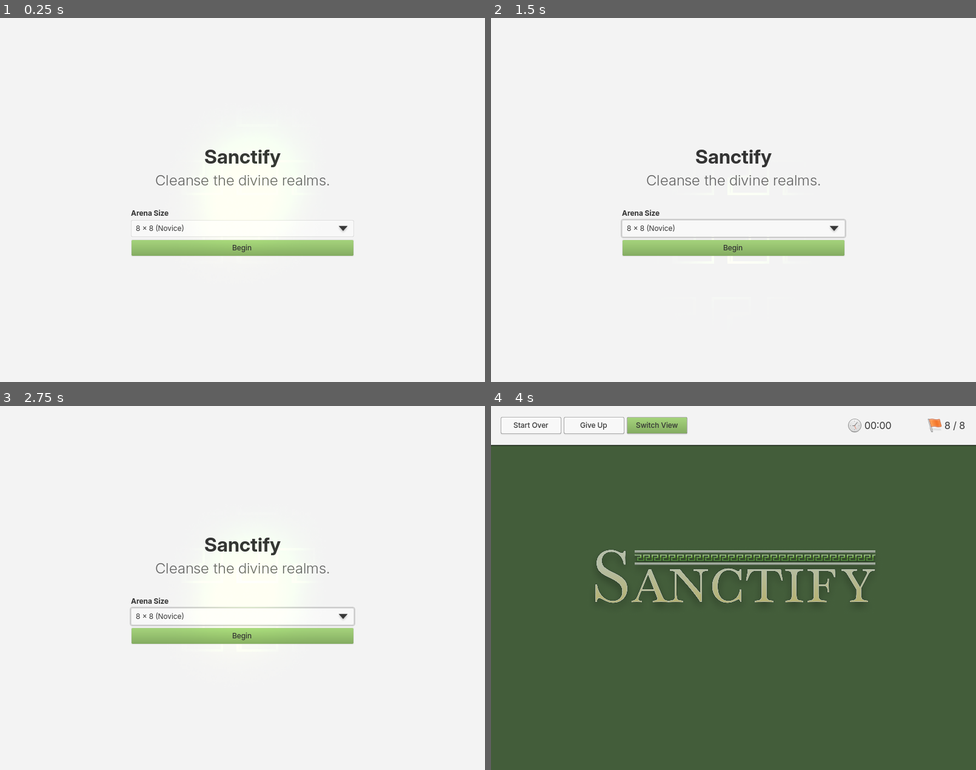
Above: before the commit, frames 1-4 (two rows, left to right).
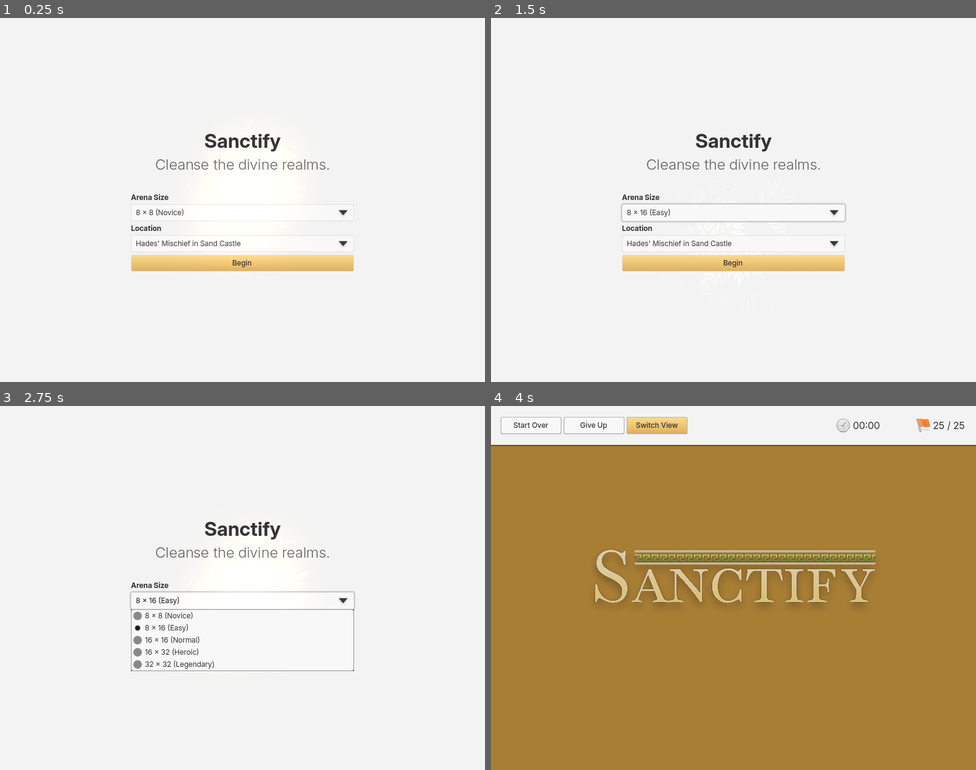
Above: after the commit, the same moments.

Repository: watsonprojects/Sanctify
Game: Godot game, scene res://main_menu.tscn
Same seed, same stepped clock (60 frames per second), same inputs: the game is played once before the commit and once after it.
Inputs (mouse positions are in pixels of both pictures, inside the frame that each line leads up to):
- Up to frame 1 (0.25 s): no input
- Up to frame 2 (1.5 s): click "8 x 8 (Novice)" at 0.5 s; click (733, 243) at 1.25 s, where only the run after the commit has a clickable "Hades' Mischief in Sand Castle"
- Up to frame 3 (2.75 s): click (242, 602) at 2 s, where only the run after the commit has a clickable "8 x 16 (Easy)"
- Up to frame 4 (4 s): click (733, 602) at 2.75 s, where only the run after the commit has a clickable "8 x 16 (Easy)"; click "Begin" at 3.5 s

The runs differ from the first frame. In frame 1, 5.6% of the frame differs, in the area x 27-73%, y 31-70%; in frame 2, 6.2%; in frame 3, 4.6%; in frame 4, 90%, in the area x 0-100%, y 3-100%.

Commit message:
More fine tuning

Diff:
--- a/arena.tscn
+++ b/arena.tscn
@@ -10,6 +10,24 @@
 [ext_resource type="Script" path="res://addons/phantom_camera/scripts/resources/camera_3d_resource.gd" id="5_d8pjb"]
 [ext_resource type="PackedScene" uid="uid://d2ho5gg1g3mc" path="res://prefabs/cursor.tscn" id="7_xb0cn"]
 [ext_resource type="PackedScene" uid="uid://5iadts1xwhdp" path="res://prefabs/ui.tscn" id="8_3nbxp"]
+
+[sub_resource type="Resource" id="Resource_xo2et"]
+script = ExtResource("4_f2fkr")
+duration = 3.0
+transition = 7
+ease = 2
+
+[sub_resource type="Resource" id="Resource_72ah3"]
+script = ExtResource("5_d8pjb")
+cull_mask = 1048567
+h_offset = 0.0
+v_offset = 0.0
+projection = 1
+fov = 75.0
+size = 6.0
+frustum_offset = Vector2(0, 0)
+near = 0.05
+far = 4000.0
 
 [sub_resource type="Resource" id="Resource_b5xt7"]
 script = ExtResource("4_f2fkr")
@@ -115,7 +133,7 @@
 "times": PackedFloat32Array(4, 4.66667, 5.43333),
 "transitions": PackedFloat32Array(1, 1.7411, 1),
 "update": 0,
-"values": [0.0, 0.5, 0.0]
+"values": [0.0, 0.5, 0.001]
 }
 tracks/1/type = "value"
 tracks/1/imported = false
@@ -127,7 +145,7 @@
 "times": PackedFloat32Array(4, 6.03333),
 "transitions": PackedFloat32Array(0.517632, 1),
 "update": 0,
-"values": [0.0, 6.0]
+"values": [0.0, 7.0]
 }
 
 [sub_resource type="AnimationLibrary" id="AnimationLibrary_ny8qp"]
@@ -142,11 +160,10 @@
 arena_themes = Array[ExtResource("2_od3yl")]([ExtResource("3_ukhlb")])
 
 [node name="Camera3D" type="Camera3D" parent="."]
-transform = Transform3D(0.866025, -0.383022, 0.321394, 0, 0.642787, 0.766044, -0.5, -0.663413, 0.55667, 6.42788, 15.3209, 11.1334)
+transform = Transform3D(0.707106, -0.499999, 0.5, 0, 0.707106, 0.707106, -0.707106, -0.499999, 0.5, 10, 14.1421, 10)
 cull_mask = 1048567
 projection = 1
-size = 8.0
-near = 0.001
+size = 6.0
 
 [node name="PhantomCameraHost" type="Node" parent="Camera3D"]
 script = ExtResource("2_sa7a4")
@@ -159,6 +176,18 @@
 offset_top = 64.0
 grow_horizontal = 2
 grow_vertical = 2
+
+[node name="EndCam" type="Node3D" parent="." node_paths=PackedStringArray("follow_target")]
+transform = Transform3D(0.707106, -0.499999, 0.5, 0, 0.707106, 0.707106, -0.707106, -0.499999, 0.5, 10, 14.1421, 10)
+script = ExtResource("3_qfict")
+follow_mode = 5
+follow_target = NodePath("../Cursor")
+tween_resource = SubResource("Resource_xo2et")
+camera_3d_resource = SubResource("Resource_72ah3")
+follow_damping = true
+follow_damping_value = Vector3(0.75, 0.9, 0.75)
+follow_distance = 20.0
+spring_length = 20.0
 
 [node name="IsoCam" type="Node3D" parent="." node_paths=PackedStringArray("follow_target", "follow_targets")]
 transform = Transform3D(0.866025, -0.383022, 0.321394, 0, 0.642787, 0.766044, -0.5, -0.663413, 0.55667, 6.42788, 15.3209, 11.1334)
--- a/data/arena_themes/sand_stone_arena_theme.tres
+++ b/data/arena_themes/sand_stone_arena_theme.tres
@@ -5,7 +5,7 @@
 [resource]
 script = ExtResource("1_oyelt")
 opponent = "Hades"
-volumetric_color = Color(0.35758, 0.57, 0.2736, 0.32549)
+volumetric_color = Color(0.831373, 0.556863, 0.0823529, 1)
 ambient_sound_loop = ""
 dust_particles = ""
 tile = "res://prefabs/themed_blocks/sand_stone/sandstone_tile.tscn"
--- a/main_menu.tscn
+++ b/main_menu.tscn
@@ -245,7 +245,7 @@
 fill_to = Vector2(0, 1)
 
 [sub_resource type="Gradient" id="Gradient_lpqq3"]
-colors = PackedColorArray(0.40896, 0.72, 0.1368, 0.588235, 0.30104, 0.53, 0.1007, 0.67451)
+colors = PackedColorArray(0.976471, 0.768627, 0.25098, 0.588235, 0.831373, 0.556863, 0.0823529, 0.67451)
 
 [sub_resource type="GradientTexture2D" id="GradientTexture2D_unl5y"]
 gradient = SubResource("Gradient_lpqq3")
@@ -265,7 +265,7 @@
 
 [node name="Pattern" type="TextureRect" parent="."]
 modulate = Color(1, 1, 1, 0.12549)
-self_modulate = Color(1, 1, 1, 0.721569)
+self_modulate = Color(0.709724, 0.57287, 0.365661, 0.721569)
 material = SubResource("CanvasItemMaterial_ocs45")
 clip_contents = true
 layout_mode = 1
@@ -337,7 +337,7 @@
 theme_override_font_sizes/font_size = 12
 text = "Arena Size"
 
-[node name="OptionButton" type="OptionButton" parent="VBoxContainer"]
+[node name="ArenaSizeSelect" type="OptionButton" parent="VBoxContainer"]
 clip_children = 2
 custom_minimum_size = Vector2(0, 28)
 layout_mode = 2
@@ -356,7 +356,39 @@
 popup/item_4/text = "32 x 32 (Legendary)"
 popup/item_4/id = 4
 
-[node name="Gradient" type="TextureRect" parent="VBoxContainer/OptionButton"]
+[node name="Gradient" type="TextureRect" parent="VBoxContainer/ArenaSizeSelect"]
+layout_mode = 1
+anchors_preset = 15
+anchor_right = 1.0
+anchor_bottom = 1.0
+offset_left = 1.0
+offset_top = 1.0
+offset_right = -1.0
+grow_horizontal = 2
+grow_vertical = 2
+theme = SubResource("Theme_rd2qt")
+texture = SubResource("GradientTexture2D_mdura")
+expand_mode = 1
+
+[node name="Location" type="Label" parent="VBoxContainer"]
+custom_minimum_size = Vector2(100, 0)
+layout_mode = 2
+theme_override_fonts/font = ExtResource("8_76era")
+theme_override_font_sizes/font_size = 12
+text = "Location"
+
+[node name="ArenaThemeSelect" type="OptionButton" parent="VBoxContainer"]
+clip_children = 2
+custom_minimum_size = Vector2(0, 28)
+layout_mode = 2
+icon_alignment = 2
+expand_icon = true
+selected = 0
+fit_to_longest_item = false
+item_count = 1
+popup/item_0/text = "Hades' Mischief in Sand Castle"
+
+[node name="Gradient" type="TextureRect" parent="VBoxContainer/ArenaThemeSelect"]
 layout_mode = 1
 anchors_preset = 15
 anchor_right = 1.0
@@ -402,5 +434,5 @@
 vertical_alignment = 1
 
 [connection signal="timeout" from="Pattern/AnimationPlayer/Timer" to="Pattern/AnimationPlayer" method="play" binds= ["throb"]]
-[connection signal="item_selected" from="VBoxContainer/OptionButton" to="." method="set_arena_size"]
+[connection signal="item_selected" from="VBoxContainer/ArenaSizeSelect" to="." method="set_arena_size"]
 [connection signal="pressed" from="VBoxContainer/PlayButton" to="." method="begin"]
--- a/prefabs/ui.tscn
+++ b/prefabs/ui.tscn
@@ -12,6 +12,8 @@
 [ext_resource type="FontFile" uid="uid://b47ipy6hmu1r8" path="res://data/fonts/static/Inter_18pt-Bold.ttf" id="6_kh46d"]
 [ext_resource type="Texture2D" uid="uid://bo6l34gkevpbn" path="res://data/icons/preferences-system-time.svg" id="7_dj5ew"]
 [ext_resource type="Texture2D" uid="uid://qdh1aexru1tc" path="res://data/icons/edit-flag.svg" id="8_klmjy"]
+[ext_resource type="Texture2D" uid="uid://d1pw1gwbl32go" path="res://data/images/pattern1.png" id="13_e2tku"]
+[ext_resource type="Texture2D" uid="uid://bwru6g17io61v" path="res://data/images/button_glow.png" id="14_oftpd"]
 
 [sub_resource type="Gradient" id="Gradient_ev473"]
 offsets = PackedFloat32Array(0, 0.27476, 0.591054, 1)
@@ -22,7 +24,7 @@
 fill_to = Vector2(0, 1)
 
 [sub_resource type="StyleBoxFlat" id="StyleBoxFlat_mwtfi"]
-bg_color = Color(0.263332, 0.36688, 0.228795, 1)
+bg_color = Color(0.297357, 0.37, 0.2294, 1)
 
 [sub_resource type="LabelSettings" id="LabelSettings_4wyqh"]
 font = ExtResource("4_3ymr7")
@@ -213,6 +215,72 @@
 "RESET": SubResource("Animation_1dsjw"),
 "end_game": SubResource("Animation_fxxy2"),
 "splash": SubResource("Animation_2ei4f")
+}
+
+[sub_resource type="CanvasItemMaterial" id="CanvasItemMaterial_ao2ai"]
+blend_mode = 1
+light_mode = 2
+
+[sub_resource type="Animation" id="Animation_i35qh"]
+length = 0.001
+tracks/0/type = "value"
+tracks/0/imported = false
+tracks/0/enabled = true
+tracks/0/path = NodePath(".:energy")
+tracks/0/interp = 1
+tracks/0/loop_wrap = true
+tracks/0/keys = {
+"times": PackedFloat32Array(0),
+"transitions": PackedFloat32Array(1),
+"update": 0,
+"values": [0.0]
+}
+tracks/1/type = "value"
+tracks/1/imported = false
+tracks/1/enabled = true
+tracks/1/path = NodePath("..:modulate")
+tracks/1/interp = 1
+tracks/1/loop_wrap = true
+tracks/1/keys = {
+"times": PackedFloat32Array(0),
+"transitions": PackedFloat32Array(1),
+"update": 0,
+"values": [Color(1, 1, 1, 0.12549)]
+}
+
+[sub_resource type="Animation" id="Animation_oy1vs"]
+resource_name = "throb"
+length = 2.0
+loop_mode = 1
+tracks/0/type = "value"
+tracks/0/imported = false
+tracks/0/enabled = true
+tracks/0/path = NodePath(".:energy")
+tracks/0/interp = 1
+tracks/0/loop_wrap = true
+tracks/0/keys = {
+"times": PackedFloat32Array(0, 0.233333, 1.03333),
+"transitions": PackedFloat32Array(1, 1, 1),
+"update": 0,
+"values": [0.0, 1.0, 0.0]
+}
+tracks/1/type = "value"
+tracks/1/imported = false
+tracks/1/enabled = true
+tracks/1/path = NodePath("..:modulate")
+tracks/1/interp = 1
+tracks/1/loop_wrap = true
+tracks/1/keys = {
+"times": PackedFloat32Array(0, 0.333333, 1.33333, 2),
+"transitions": PackedFloat32Array(1, 1, 1, 1),
+"update": 0,
+"values": [Color(1, 1, 1, 0.12549), Color(1, 1, 1, 1), Color(1, 1, 1, 0.614118), Color(1, 1, 1, 0.196078)]
+}
+
+[sub_resource type="AnimationLibrary" id="AnimationLibrary_r37iy"]
+_data = {
+"RESET": SubResource("Animation_i35qh"),
+"throb": SubResource("Animation_oy1vs")
 }
 
 [sub_resource type="CanvasItemMaterial" id="CanvasItemMaterial_qw0wg"]
@@ -387,7 +455,7 @@
 fill_to = Vector2(0, 1)
 
 [sub_resource type="Gradient" id="Gradient_lpqq3"]
-colors = PackedColorArray(0.40896, 0.72, 0.1368, 0.588235, 0.30104, 0.53, 0.1007, 0.67451)
+colors = PackedColorArray(0.976471, 0.768627, 0.25098, 0.588235, 0.831373, 0.556863, 0.0823529, 0.67451)
 
 [sub_resource type="GradientTexture2D" id="GradientTexture2D_unl5y"]
 gradient = SubResource("Gradient_lpqq3")
@@ -496,13 +564,49 @@
 modulate = Color(1, 1, 1, 0)
 layout_mode = 1
 anchors_preset = -1
-anchor_top = 0.106667
-anchor_right = 1.0
-anchor_bottom = 1.0
+anchor_right = 1.0
+anchor_bottom = 1.0
+offset_top = 64.0002
 grow_horizontal = 2
 grow_vertical = 2
 mouse_filter = 2
-metadata/_edit_use_anchors_ = true
+
+[node name="Pattern" type="TextureRect" parent="PostGame"]
+visible = false
+modulate = Color(1, 1, 1, 0.12549)
+self_modulate = Color(0.709724, 0.57287, 0.365661, 0.721569)
+material = SubResource("CanvasItemMaterial_ao2ai")
+clip_contents = true
+layout_mode = 1
+anchors_preset = -1
+anchor_top = -0.115
+anchor_right = 1.0
+anchor_bottom = 1.0
+offset_top = 61.64
+grow_horizontal = 2
+grow_vertical = 2
+mouse_filter = 2
+texture = ExtResource("13_e2tku")
+expand_mode = 3
+stretch_mode = 1
+
+[node name="AnimationPlayer" type="AnimationPlayer" parent="PostGame/Pattern"]
+root_node = NodePath("../Light")
+libraries = {
+"": SubResource("AnimationLibrary_r37iy")
+}
+
+[node name="Timer" type="Timer" parent="PostGame/Pattern/AnimationPlayer"]
+wait_time = 0.1
+one_shot = true
+autostart = true
+
+[node name="Light" type="PointLight2D" parent="PostGame/Pattern"]
+position = Vector2(398, 380)
+scale = Vector2(1.98837, 1.98837)
+energy = 0.0
+shadow_item_cull_mask = 0
+texture = ExtResource("14_oftpd")
 
 [node name="WinningTexture" type="TextureRect" parent="PostGame"]
 visible = false
@@ -541,17 +645,15 @@
 anchor_top = 0.5
 anchor_right = 0.5
 anchor_bottom = 0.5
-offset_left = -153.0
-offset_top = -45.9999
-offset_right = 153.0
-offset_bottom = 46.0001
+offset_left = -283.0
+offset_top = -79.9999
+offset_right = 283.0
+offset_bottom = 81.0001
 grow_horizontal = 2
 grow_vertical = 2
 
 [node name="FinalLabel" type="Label" parent="PostGame/VBoxContainer"]
 layout_mode = 2
-theme_override_colors/font_shadow_color = Color(0.64, 0.50752, 0.2944, 0.407843)
-theme_override_constants/shadow_offset_y = 4
 theme_override_fonts/font = ExtResource("5_i3maw")
 theme_override_font_sizes/font_size = 48
 text = "You wiN"
@@ -573,14 +675,16 @@
 
 [node name="MarginContainer" type="MarginContainer" parent="PostGame/VBoxContainer"]
 layout_mode = 2
-theme_override_constants/margin_top = 8
-
-[node name="BackButton" type="Button" parent="PostGame/VBoxContainer"]
+theme_override_constants/margin_left = 64
+theme_override_constants/margin_top = 12
+theme_override_constants/margin_right = 64
+
+[node name="BackButton" type="Button" parent="PostGame/VBoxContainer/MarginContainer"]
 custom_minimum_size = Vector2(0, 28)
 layout_mode = 2
 text = "Go Back"
 
-[node name="Gradient" type="TextureRect" parent="PostGame/VBoxContainer/BackButton"]
+[node name="Gradient" type="TextureRect" parent="PostGame/VBoxContainer/MarginContainer/BackButton"]
 layout_mode = 1
 anchors_preset = 15
 anchor_right = 1.0
@@ -745,7 +849,8 @@
 
 [connection signal="timeout" from="AnimationPlayer/Timer" to="AnimationPlayer" method="play" binds= ["splash"]]
 [connection signal="timeout" from="AnimationPlayer/EndTimer" to="AnimationPlayer" method="play" binds= ["end_game"]]
-[connection signal="pressed" from="PostGame/VBoxContainer/BackButton" to="." method="go_back"]
+[connection signal="timeout" from="PostGame/Pattern/AnimationPlayer/Timer" to="PostGame/Pattern/AnimationPlayer" method="play" binds= ["throb"]]
+[connection signal="pressed" from="PostGame/VBoxContainer/MarginContainer/BackButton" to="." method="go_back"]
 [connection signal="pressed" from="VBoxContainer/UI/ButtonBox/Button" to="." method="start_over"]
 [connection signal="pressed" from="VBoxContainer/UI/ButtonBox/Button2" to="." method="give_up"]
 [connection signal="pressed" from="VBoxContainer/UI/ButtonBox/Button3" to="." method="switch_view"]
--- a/src/arena.gd
+++ b/src/arena.gd
@@ -13,7 +13,7 @@
 var total_tiles = 0
 
 var board = []
-var max_flag_count = 8
+var max_flag_count = 0
 var flag_count = 0
 var lost = false
 var board_init = false
@@ -34,6 +34,32 @@
 # Called when the node enters the scene tree for the first time.
 func _ready():
 	arena_theme = arena_themes[arena_theme_index]
+
+	ui.set_volumetric_color(arena_theme.volumetric_color)
+
+	var arena_size_idx = ProjectSettings.get_setting("arena_size")
+	if arena_size_idx == 0:
+		grid_length = 8
+		grid_width = 8
+	elif arena_size_idx == 1:
+		grid_length = 16
+		grid_width = 8
+	elif arena_size_idx == 2:
+		grid_length = 16
+		grid_width = 16
+	elif arena_size_idx == 3:
+		grid_length = 32
+		grid_width = 16
+	elif arena_size_idx == 4:
+		grid_length = 32
+		grid_width = 32
+
+	mines = floor(grid_length * grid_length * 0.1)
+	total_tiles = grid_length * grid_width
+	max_flag_count = mines
+
+	$IsoCam.set_priority(500)
+
 	arrange_grid()
 	arrange_environment()
 	cursor.move(Vector2i(grid_length / 2, grid_width - 1))
@@ -54,6 +80,7 @@
 
 				if lost:
 					tile.get_parent().get_node("TileMesh").position.y = clamp(1 - abs(distance - pulse_effect_radius), 0, 1) * pulse_effect_strength
+
 
 func _process(delta):
 	if game_over:
@@ -72,6 +99,7 @@
 		if cursor.target_pos.x < grid_length - 1:
 			cursor.move(Vector2(1, 0))
 
+	ui.update_flag(max_flag_count - flag_count, max_flag_count)
 
 func _input(event):
 	if game_over:
@@ -101,6 +129,7 @@
 
 	if e.is_action_pressed("switch_view"):
 		switch_view()
+
 
 func arrange_grid():
 	if len(arena_themes) == 0:
@@ -130,6 +159,7 @@
 		board.append(row)
 	set_cosmetics()
 
+
 func arrange_mines(exc: Vector2i):
 	board_init = true
 	var m = 0
@@ -144,6 +174,7 @@
 			(board[i][j] as Tile).is_mine = true
 			m += 1
 
+
 func set_cosmetics():
 	var p = 0
 	var max_puddles = grid_length * grid_width * 0.01
@@ -154,6 +185,7 @@
 		if (board[i][j] as Tile).show_imperfection():
 			p += 1
 
+
 func reveal_recursive(start_position: Vector2i):
 	const matrix = [[-1, 0], [1, 0], [0, -1], [0, 1]]
 	if not timer_started:
@@ -163,6 +195,7 @@
 
 	if (board[start_position.x][start_position.y] as Tile).is_mine:
 		print("YOU LOST")
+		$EndCam.set_priority(1000)
 		cursor.start_losing()
 		game_over = true
 		lost = true
@@ -188,7 +221,6 @@
 			if tile.is_mine:
 				print("Is mine")
 			else:
-				print("Already done", tile.get_nearby_mines())
 				tile.update_hint()
 			continue
 
@@ -201,7 +233,7 @@
 			cursor.start_cleansing()
 			start_ripple_effects(tile.board_pos)
 			ui.win("You have cleansed the divine pantheon. " + arena_theme.opponent + "'s curse has been lifted!", time)
-			$IsoCam.set_priority(1000)
+			$EndCam.set_priority(1000)
 
 		if tile.get_nearby_mines() > 0:
 			continue
@@ -213,6 +245,7 @@
 			queue.append(neighbor_pos)
 
 	revealing_multi = false
+
 
 func switch_view():
 	top_view = !top_view
@@ -340,24 +373,25 @@
 			for x in range(grid_length):
 				if x != int(grid_length / 2):
 					var south_wall = south_wall_res.instantiate()
-					south_wall.position = Vector3(x, 0, grid_length)
+					south_wall.position = Vector3(x, 0, grid_width)
 					south_wall.rotate_y(-PI / 2)
 					add_child(south_wall)
 				else:
 					var south_door = south_door_res.instantiate()
-					south_door.position = Vector3(x, 0, grid_length)
+					south_door.position = Vector3(x, 0, grid_width)
 					south_door.rotate_y(-PI / 2)
 					add_child(south_door)
 		else:
 			for x in range(grid_length):
 				var south_wall = south_wall_res.instantiate()
-				south_wall.position = Vector3(x, 0, grid_length)
+				south_wall.position = Vector3(x, 0, grid_width)
 				south_wall.rotate_y(-PI / 2)
 				add_child(south_wall)
 #
 	$ReflectionProbe.size = Vector3(grid_length + 2, 20, grid_width + 2)
 	$ReflectionProbe.position = Vector3((grid_length + 2) / 2, 0, (grid_width + 2) / 2)
 
+
 func start_ripple_effects(center: Vector2i):
 	pulse_effect_center = Vector2(center.x, center.y)
 	$AnimationPlayer.play("destruct")
--- a/src/main_menu.gd
+++ b/src/main_menu.gd
@@ -34,7 +34,12 @@
 			theme = light_theme
 
 func set_arena_size(idx: int):
-	pass
+	ProjectSettings.set_setting("arena_size", idx)
+
+
+func set_arena_theme(idx: int):
+	ProjectSettings.set_setting("arena_theme", idx)
+
 
 func begin():
 	get_tree().change_scene_to_file("res://arena.tscn")
--- a/src/tile.gd
+++ b/src/tile.gd
@@ -48,14 +48,12 @@
 
 	if not arena.lost and is_mine:
 		arena.lost = true
-		print("You lost")
 	else:
 		revealed = true
 		flag_node.visible = false
 		if fog != null:
 			fog.visible = false
 		nearby_mines = get_nearby_mines()
-		print(nearby_mines)
 		update_hint()
 
 func update_hint():
--- a/src/ui.gd
+++ b/src/ui.gd
@@ -1,6 +1,8 @@
 extends Control
 
 class_name UI
+
+@onready var light: Light2D = $PostGame/Pattern/Light
 
 var dark_theme: Theme
 var light_theme: Theme
@@ -21,14 +23,25 @@
 	else:
 		theme = light_theme
 
+	$PostGame/Pattern.visible = false
+
 # Called every frame. 'delta' is the elapsed time since the previous frame.
 func _process(delta):
+	var pos = get_viewport().get_mouse_position()
+	light.position = pos
+
 	if DisplayServer.is_dark_mode() != dark:
 		dark = DisplayServer.is_dark_mode()
 		if dark:
 			theme = dark_theme
 		else:
 			theme = light_theme
+
+
+func set_volumetric_color(color: Color):
+	$Splash.get_theme_stylebox("panel").bg_color = color.blend(Color("#6666"))
+	($Shadow.texture as GradientTexture2D).gradient.colors[0] = Color(color.r, color.g, color.b, color.a * 0.333)
+
 
 func update_time(seconds: float):
 	if end_game:
@@ -48,8 +61,14 @@
 
 	$VBoxContainer/UI/StatusBox/TimeLabel.text = time_str
 
+
+func update_flag(flag_count: int, max_flag_count: int):
+	$VBoxContainer/UI/StatusBox/FlagCount.text = str(flag_count) + " / " + str(max_flag_count)
+
+
 func start_over():
-	get_tree().change_scene_to_file("res://arena.tscn")
+	get_tree().reload_current_scene()
+
 
 func give_up():
 	$PostGame/VBoxContainer/FinalLabel.text = "EvadeD"
@@ -59,15 +78,20 @@
 	$PostGame/LosingTexture.visible = false
 	$AnimationPlayer.play("end_game")
 	end_game = true
+	$PostGame/Pattern.visible = true
+
 
 func go_back():
 	get_tree().change_scene_to_file("res://main_menu.tscn")
 
+
 func switch_view():
 	on_switch_view.emit()
 
+
 func win(final_word: String, seconds: float):
 	$PostGame/VBoxContainer/FinalLabel.text = "SanctifieD"
+	$PostGame/VBoxContainer/FinalLabel.add_theme_color_override("font_color", Color("#ffe16b"))
 	$PostGame/VBoxContainer/StoryLabel.text = final_word
 	var hours = int(seconds / 3600)
 	var minutes = int(fmod(seconds, 3600) / 60)
@@ -85,13 +109,18 @@
 	$PostGame/WinningTexture.visible = true
 	$PostGame/LosingTexture.visible = false
 	$AnimationPlayer/EndTimer.start()
+	$PostGame/Pattern.visible = true
 
 
 func lose(final_word: String, tiles_left: int):
 	$PostGame/VBoxContainer/FinalLabel.text = "DefeateD"
+	$PostGame/VBoxContainer/FinalLabel.add_theme_color_override("font_color", Color("red"))
 	$PostGame/VBoxContainer/StoryLabel.text = final_word
 	$PostGame/VBoxContainer/StatusLabel.text = "Tiles Left: " + str(tiles_left)
 	$PostGame/WinningTexture.visible = false
 	$PostGame/LosingTexture.visible = true
 	$AnimationPlayer/EndTimer.start()
 	end_game = true
+	$PostGame/Pattern.visible = true
+	$PostGame/Pattern.self_modulate = Color("#ff0022b8")
+	$PostGame/Pattern/Light.color = Color("purple")
Not shown: 1 places in arena.tscn that only renumber resources
Binary file changed: data/elementary_dark.theme
Binary file changed: data/elementary_light.theme
Binary file changed: data/images/button_glow.png
Binary file changed: data/images/pattern1.png
Not shown: 1 places in prefabs/ui.tscn that only renumber resources
